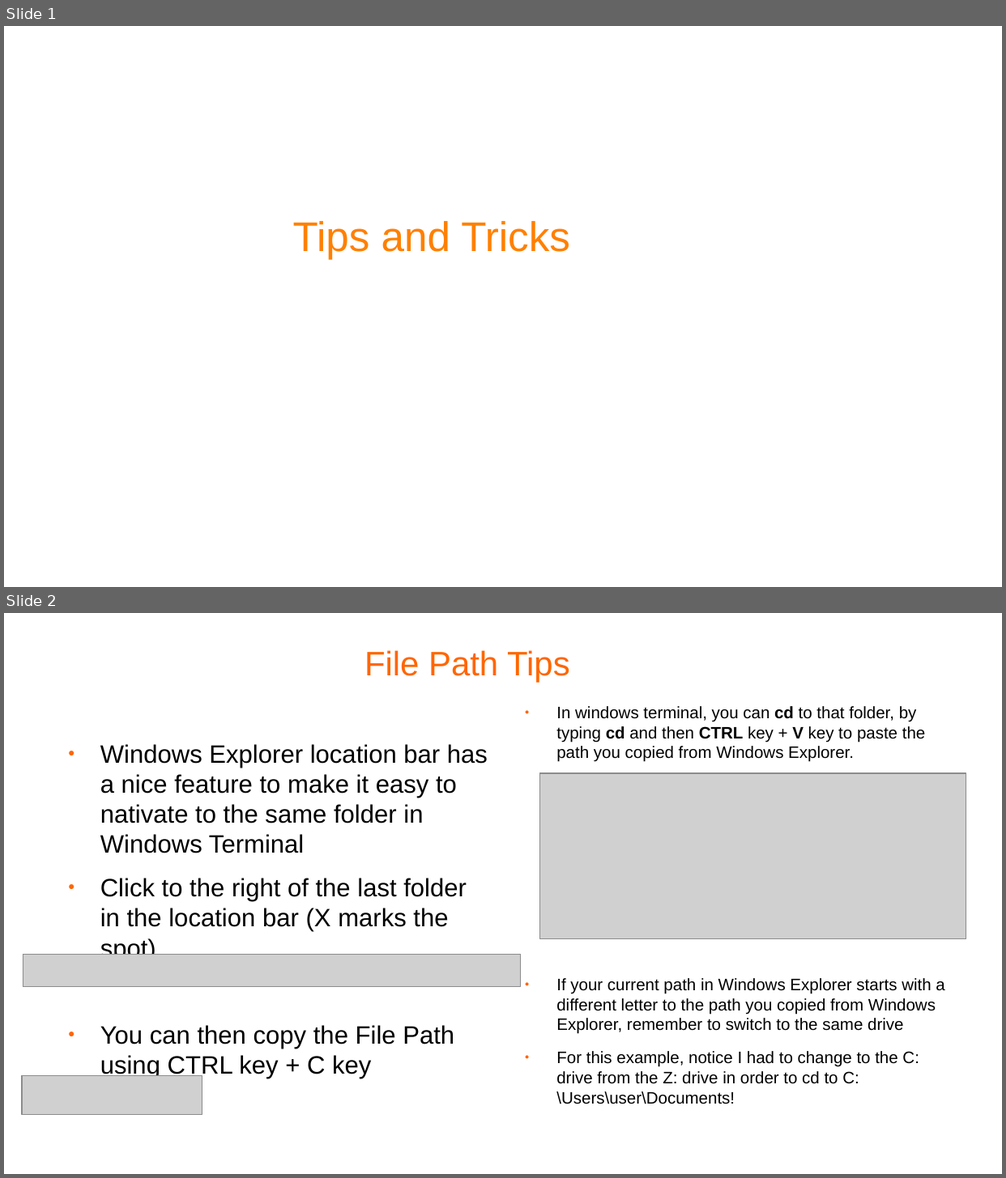
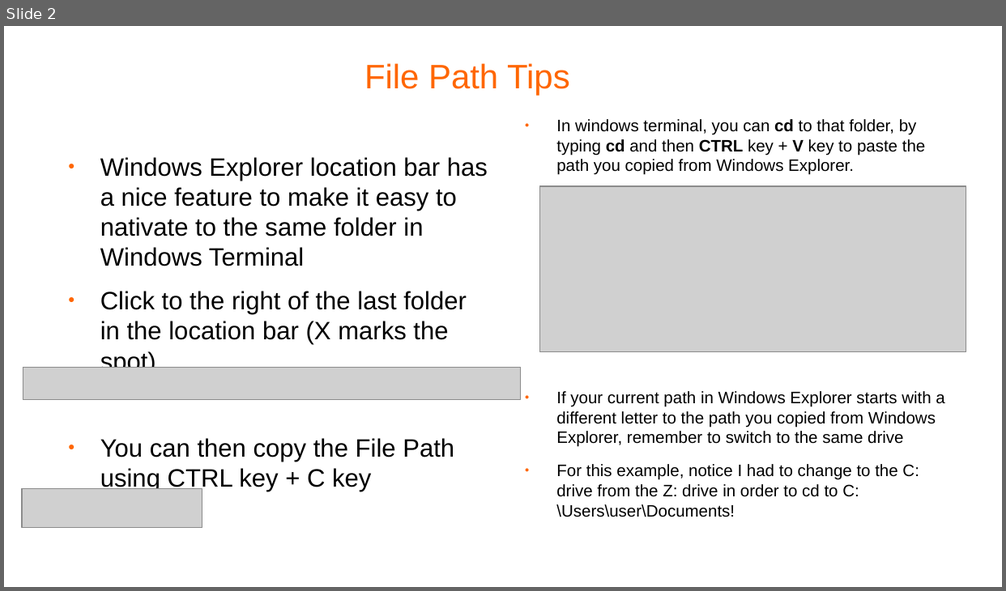
Before and after one commit to pellcorp/coding, a slide deck: docs/windows explorer and windows terminal.odp. Shown one above the other, each under a label of ours: slides 1 and 2 before the commit, slide 2 after it. The pictures are 1006x1178 and 1006x591 pixels, drawn with LibreOffice and Linux fonts; fonts in the diff are those of the drawing; grey boxes stand for pictures; background and template pictures are left out. Boxes give left, top, right and bottom in pixels: in the first picture for what was removed or moved away, otherwise in the second. Text is boxed around its words. In the diff, an @@ line names an element or a change of style, - is before the commit and + after.

```diff
--- a/docs/windows explorer and windows terminal.odp
+++ b/docs/windows explorer and windows terminal.odp
@@ slide 1 removed at box(4, 26, 1002, 587), background #FFFFFF @@
@@ title removed at box(293, 221, 570, 260) @@
-Tips and Tricks
```
Also in this commit, not shown: 2 slides added.
